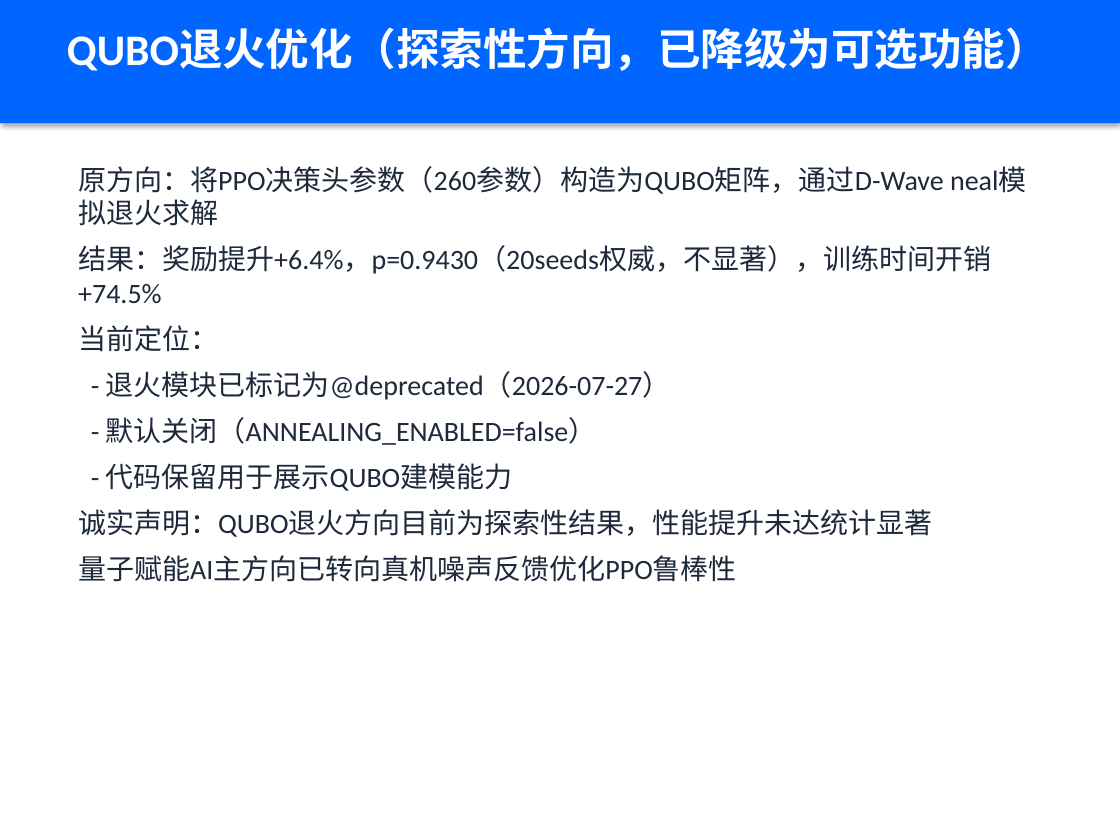
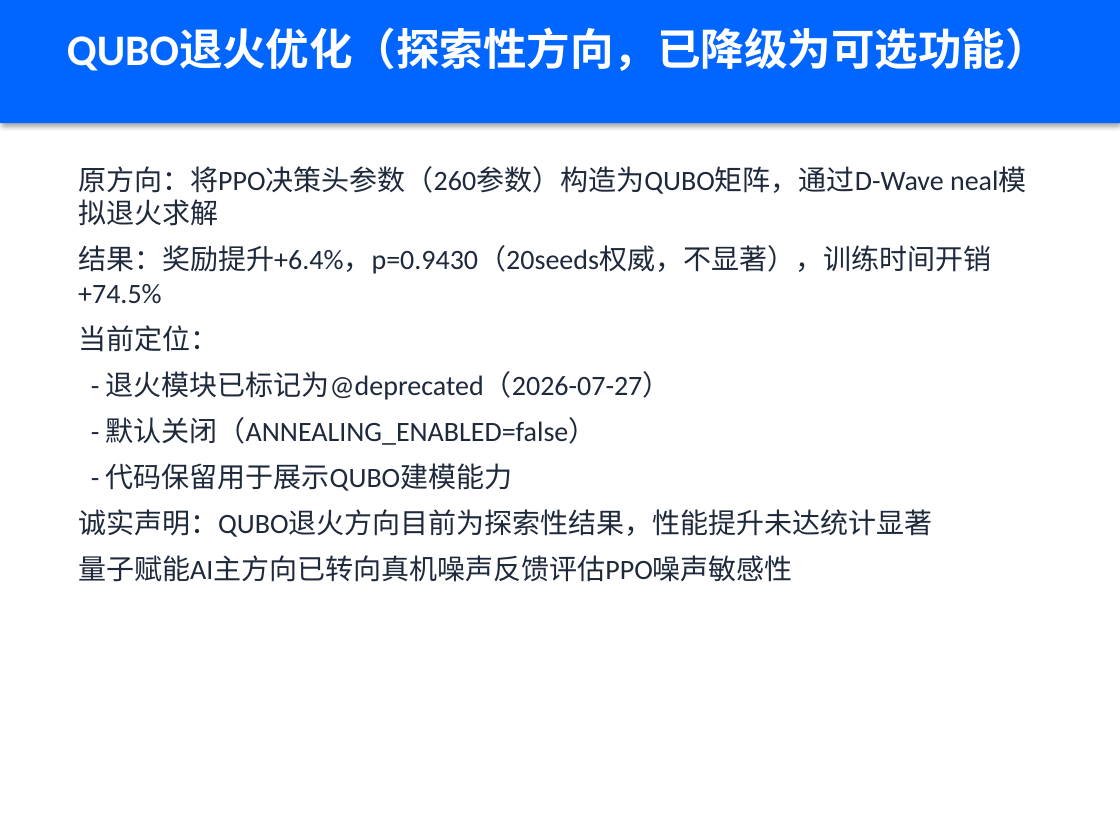
Before and after one commit to xiabai2008/quantum-rl-scheduler, a slide deck: slide 9 of deliverable_models/答辩PPT.pptx. Drawn at 1120x840 pixels with LibreOffice and Linux fonts; fonts in the diff are those of the drawing. Boxes give left, top, right and bottom in pixels: in the first picture for what was removed or moved away, otherwise in the second. Text is boxed around its words. In the diff, an @@ line names an element or a change of style, - is before the commit and + after.

```diff
--- a/deliverable_models/答辩PPT.pptx
+++ b/deliverable_models/答辩PPT.pptx
@@ text at <box>78,555,793,582</box>: text changed @@
-量子赋能AI主方向已转向真机噪声反馈优化PPO鲁棒性
+量子赋能AI主方向已转向真机噪声反馈评估PPO噪声敏感性
```
Also in this commit, not shown: 3 other slides changed, 13 other files.
